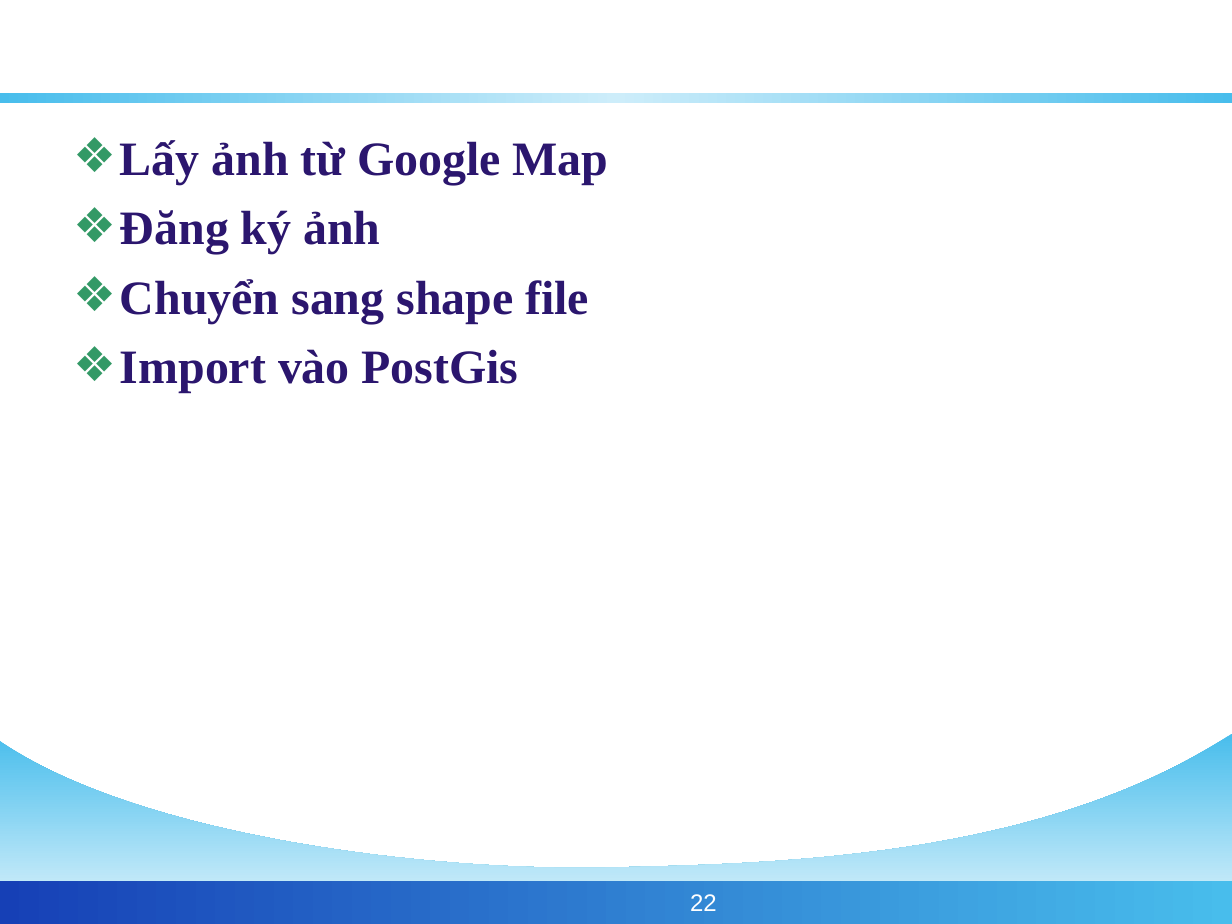
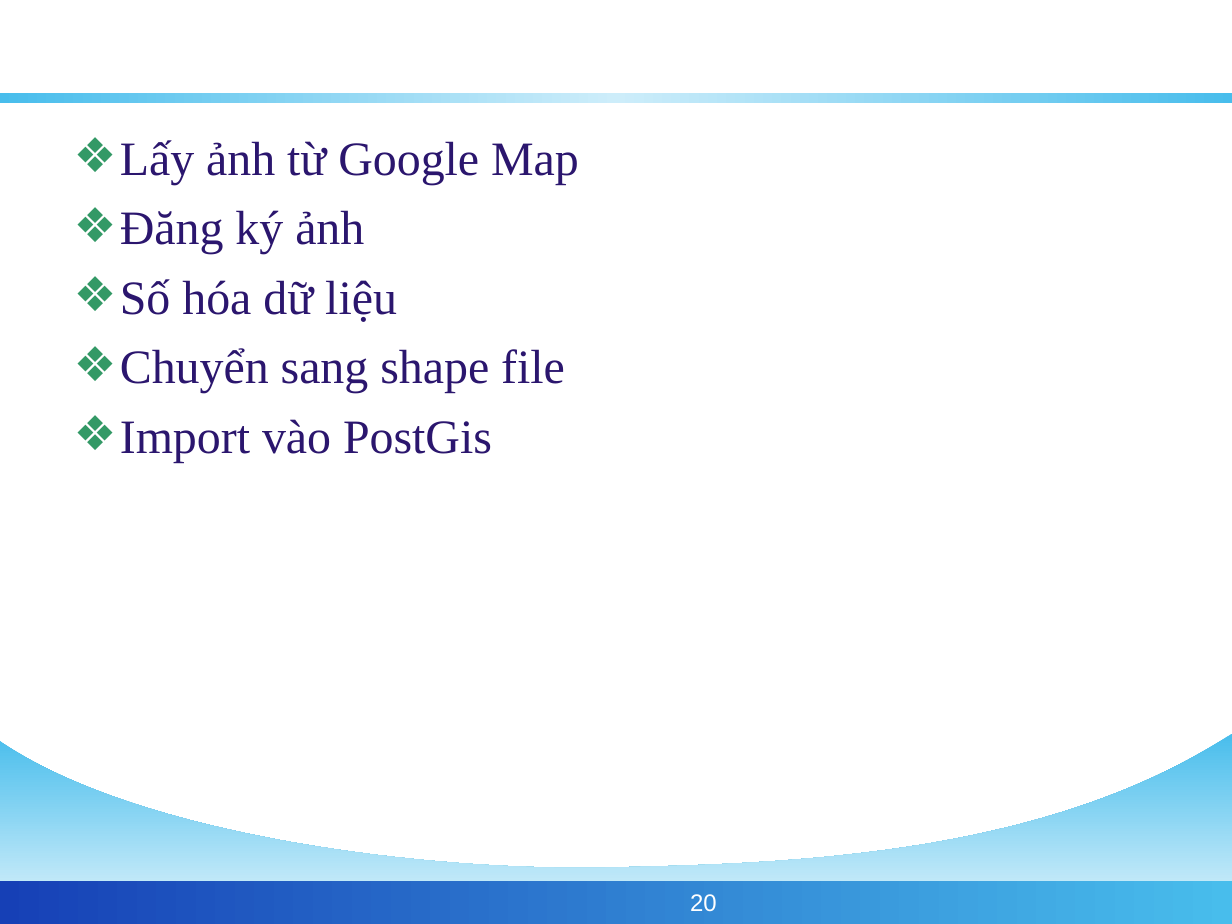
Before and after one commit to phamngsinh/cantho-webgis, a slide deck: slide 20 of Document/Bao Cao/BaoCaoLuanVan.ppt (slide 22 before the commit). Drawn at 1232x924 pixels with LibreOffice and Linux fonts; fonts in the diff are those of the drawing; background and template pictures are left out. Boxes give left, top, right and bottom in pixels: in the first picture for what was removed or moved away, otherwise in the second. Text is boxed around its words. In the diff, an @@ line names an element or a change of style, - is before the commit and + after.

```diff
--- a/Document/Bao Cao/BaoCaoLuanVan.ppt
+++ b/Document/Bao Cao/BaoCaoLuanVan.ppt
@@ text at (x1=120, y1=140, x2=579, y2=463): bold off in "Lấy ảnh từ Google Map", "Đăng ký ảnh", "Chuyển sang shape file", "Import vào PostGis" @@
@@ text at (x1=120, y1=279, x2=397, y2=322): paragraph added @@
+❖ Số hóa dữ liệu
@@ page number at (x1=690, y1=894, x2=717, y2=911): text changed @@
-22
+20
```
Also in this commit, not shown: 11 other slides changed, 3 slides added, 5 slides removed, 1 other file.
